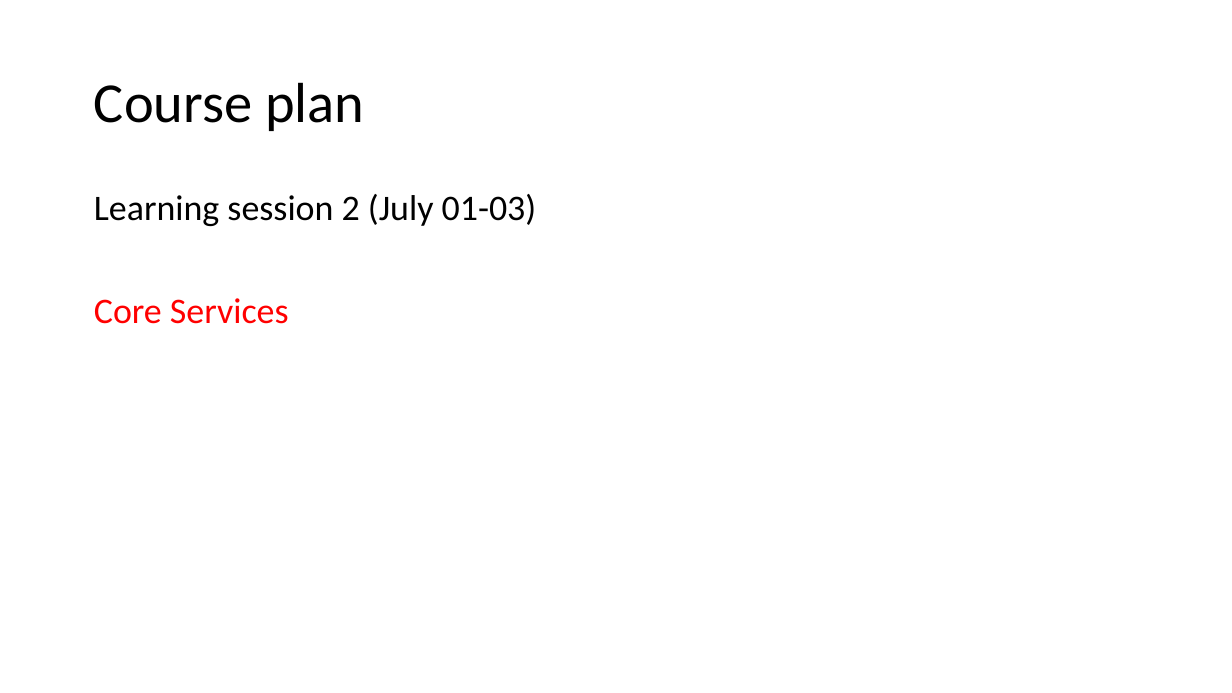
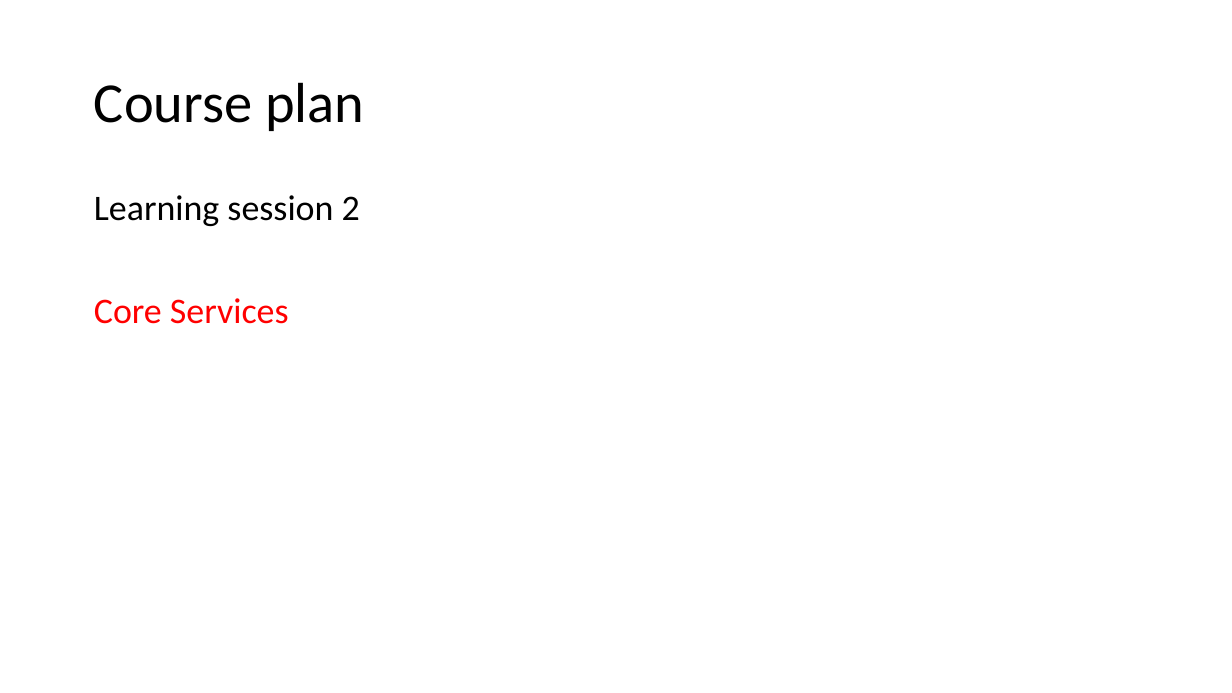
Before and after one commit to v1r7u/cloud_computing_old, a slide deck: slide 2 of presentations/03_Core_Services.pptx. Drawn at 1232x693 pixels with LibreOffice and Linux fonts; fonts in the diff are those of the drawing. Boxes give left, top, right and bottom in pixels: in the first picture for what was removed or moved away, otherwise in the second. Text is boxed around its words. In the diff, an @@ line names an element or a change of style, - is before the commit and + after.

```diff
--- a/presentations/03_Core_Services.pptx
+++ b/presentations/03_Core_Services.pptx
@@ text at box(94, 195, 360, 226): text changed @@
-Learning session 2 (July 01-03)
+Learning session 2
```
Also in this commit, not shown: 2 other slides changed, 1 slide added, 3 other files.
